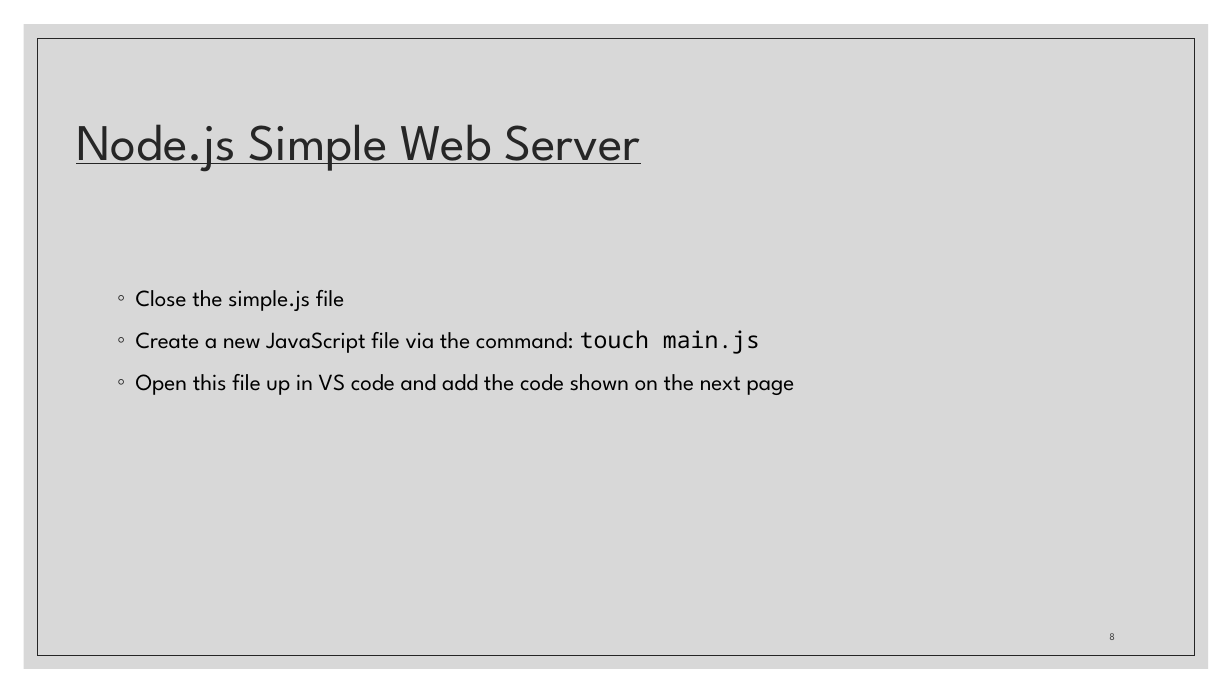
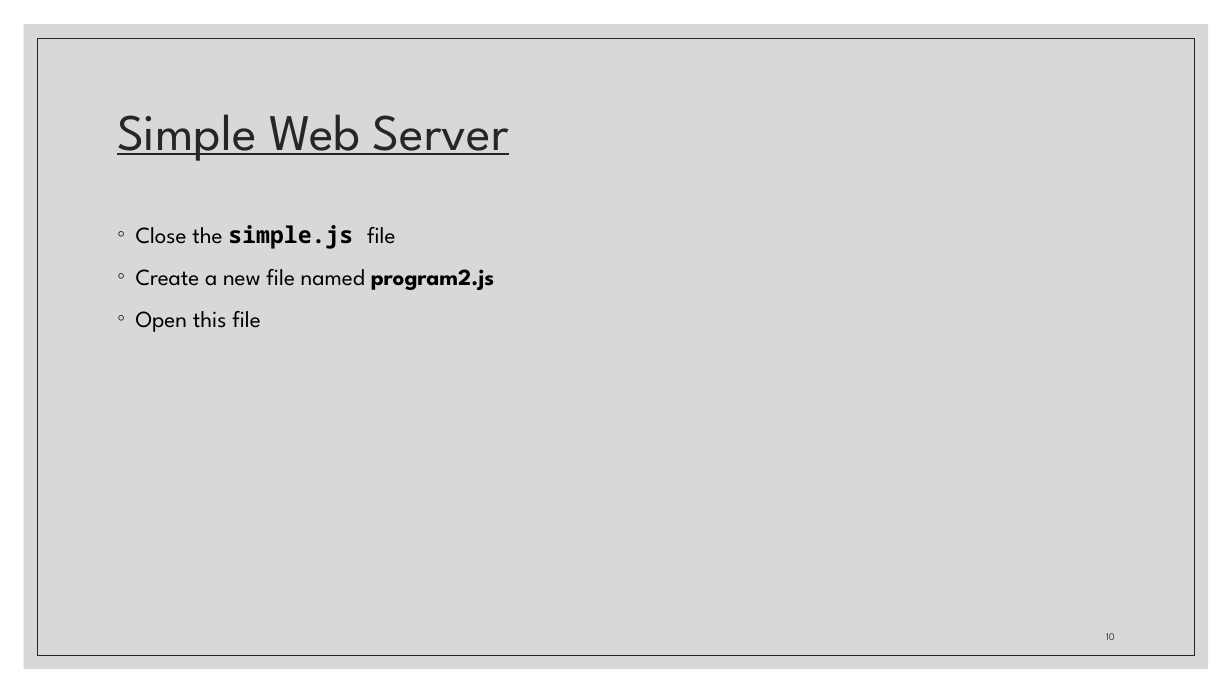
Before and after one commit to zackstotts/base-node-curriculum, a slide deck: slide 10 of unit_01/slides/Unit01-PartI.pptx (slide 8 before the commit). Drawn at 1232x693 pixels with LibreOffice and Linux fonts; fonts in the diff are those of the drawing. Boxes give left, top, right and bottom in pixels: in the first picture for what was removed or moved away, otherwise in the second. Text is boxed around its words. In the diff, an @@ line names an element or a change of style, - is before the commit and + after.

```diff
--- a/unit_01/slides/Unit01-PartI.pptx
+++ b/unit_01/slides/Unit01-PartI.pptx
@@ title at (117, 114, 509, 161): text changed @@
-Node.js Simple Web Server
+Simple Web Server
@@ text "Close the simple.js file": place and size @@
-text "Close the simple.js file" at (136, 290, 795, 395)
+text "Close the simple.js file" at (136, 225, 495, 332)
@@ text at (136, 225, 395, 248): font League Spartan to Noto Sans Mono, bold on in "simple.js" @@
@@ text at (136, 269, 495, 332): text changed @@
-◦ Create a new JavaScript file via the command: touch main.js
-◦ Open this file up in VS code and add the code shown on the next page
+◦ Create a new file named program2.js
+◦ Open this file
@@ page number at (1106, 633, 1115, 640): text changed @@
-8
+10
```
Also in this commit, not shown: 15 other slides changed, 6 slides added, 3 slides removed.
